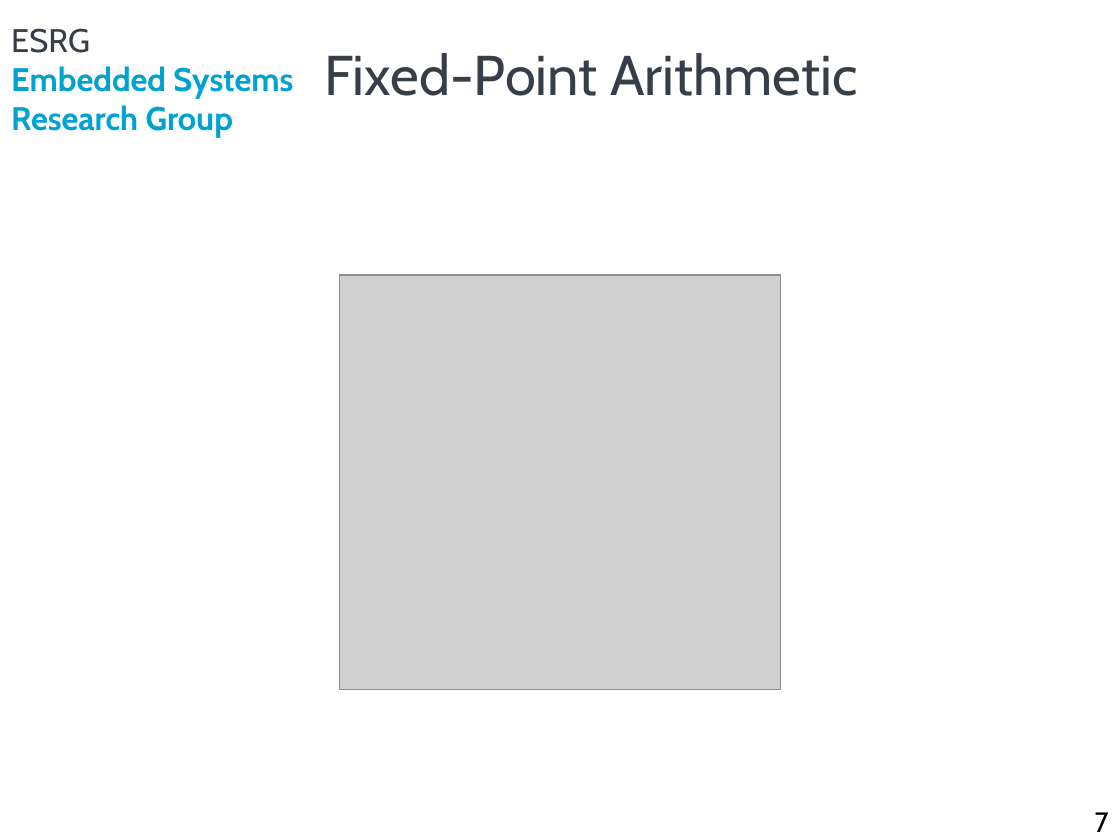
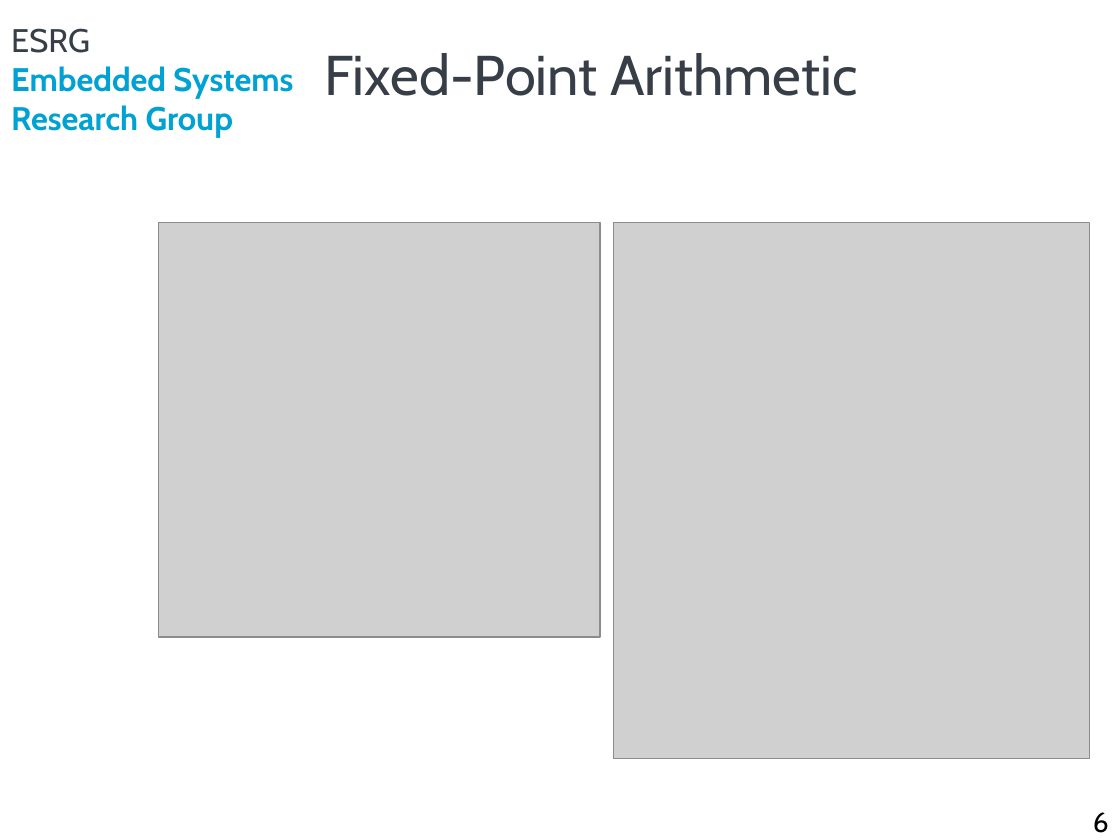
Before and after one commit to ESRGgroup9/oscilloscope_fpga, a slide deck: slide 6 of doc/presentations/project_status_28_3.pptx (slide 7 before the commit). Drawn at 1120x840 pixels with LibreOffice and Linux fonts; fonts in the diff are those of the drawing; grey boxes stand for pictures; background and template pictures are left out. Boxes give left, top, right and bottom in pixels: in the first picture for what was removed or moved away, otherwise in the second. Text is boxed around its words. In the diff, an @@ line names an element or a change of style, - is before the commit and + after.

```diff
--- a/doc/presentations/project_status_28_3.pptx
+++ b/doc/presentations/project_status_28_3.pptx
@@ picture: place and size @@
-picture at (339, 276, 781, 690)
+picture at (159, 222, 600, 636)
@@ picture added at (614, 222, 1090, 758) @@
@@ page number at (1093, 812, 1109, 833): text changed @@
-7
+6
```
Also in this commit, not shown: 1 other slide changed, 1 slide removed, 3 other files.
